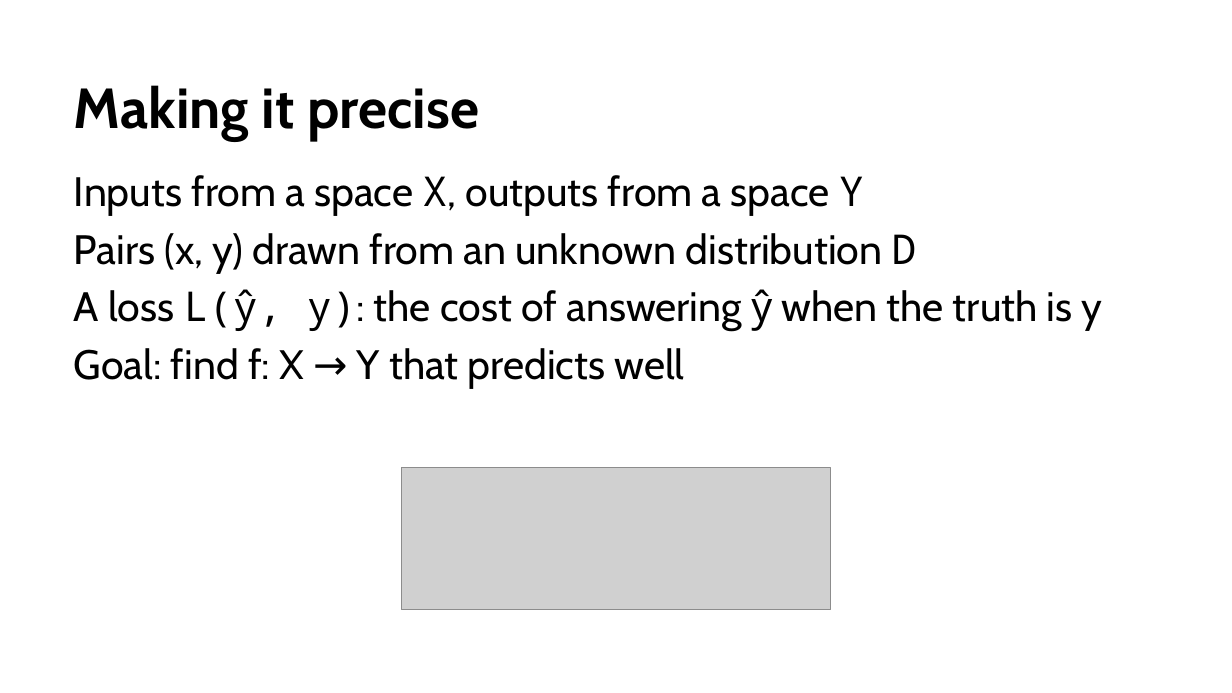
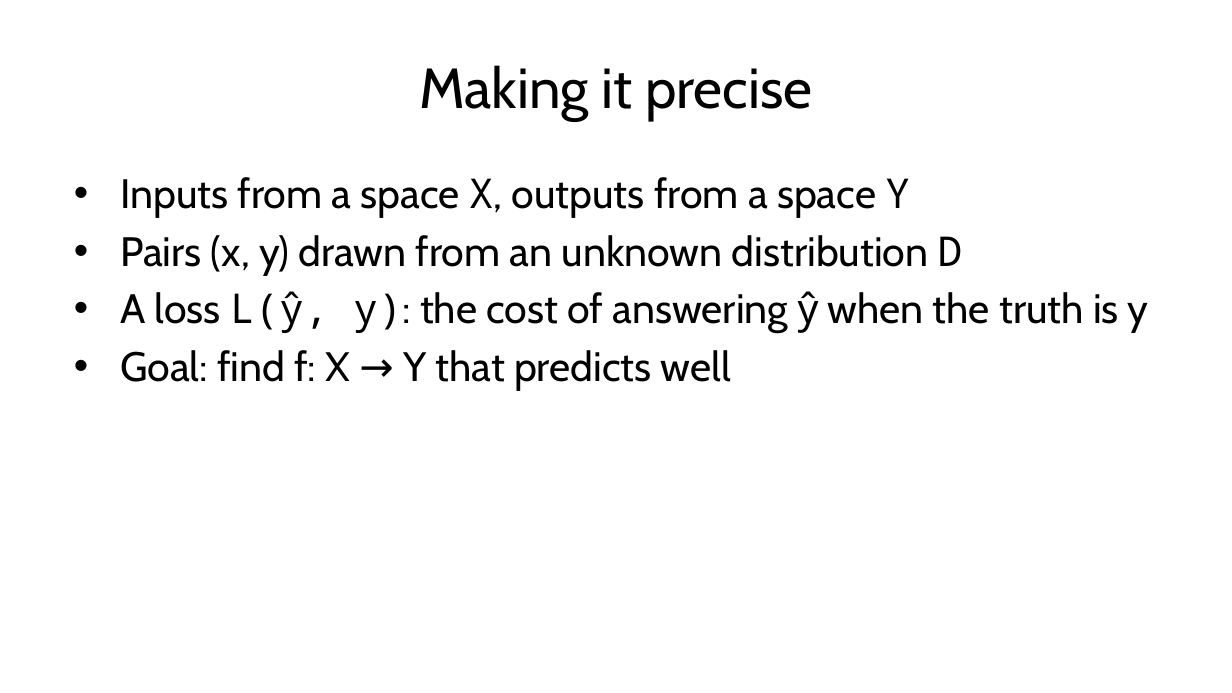
Before and after one commit to fabioantonini/technologies-for-artificial-intelligence, a slide deck: slide 13 of Lessons/01_introduction_and_workflow/Slides/introduction_and_workflow_slides.pptx (slide 12 before the commit). Drawn at 1232x693 pixels with LibreOffice and Linux fonts; fonts in the diff are those of the drawing; grey boxes stand for pictures; background and template pictures are left out. Boxes give left, top, right and bottom in pixels: in the first picture for what was removed or moved away, otherwise in the second. Text is boxed around its words. In the diff, an @@ line names an element or a change of style, - is before the commit and + after.

```diff
--- a/Lessons/01_introduction_and_workflow/Slides/introduction_and_workflow_slides.pptx
+++ b/Lessons/01_introduction_and_workflow/Slides/introduction_and_workflow_slides.pptx
@@ title "Making it precise" at box(419, 65, 813, 121): bold off; alignment left to centre; vertical alignment bottom to middle @@
@@ text "Inputs from a space X, ..." at box(120, 177, 1149, 391): bullet none to • @@
@@ picture removed at box(402, 468, 832, 610) @@
```
Also in this commit, not shown: 6 other slides changed, 7 slides added, 9 other files.
